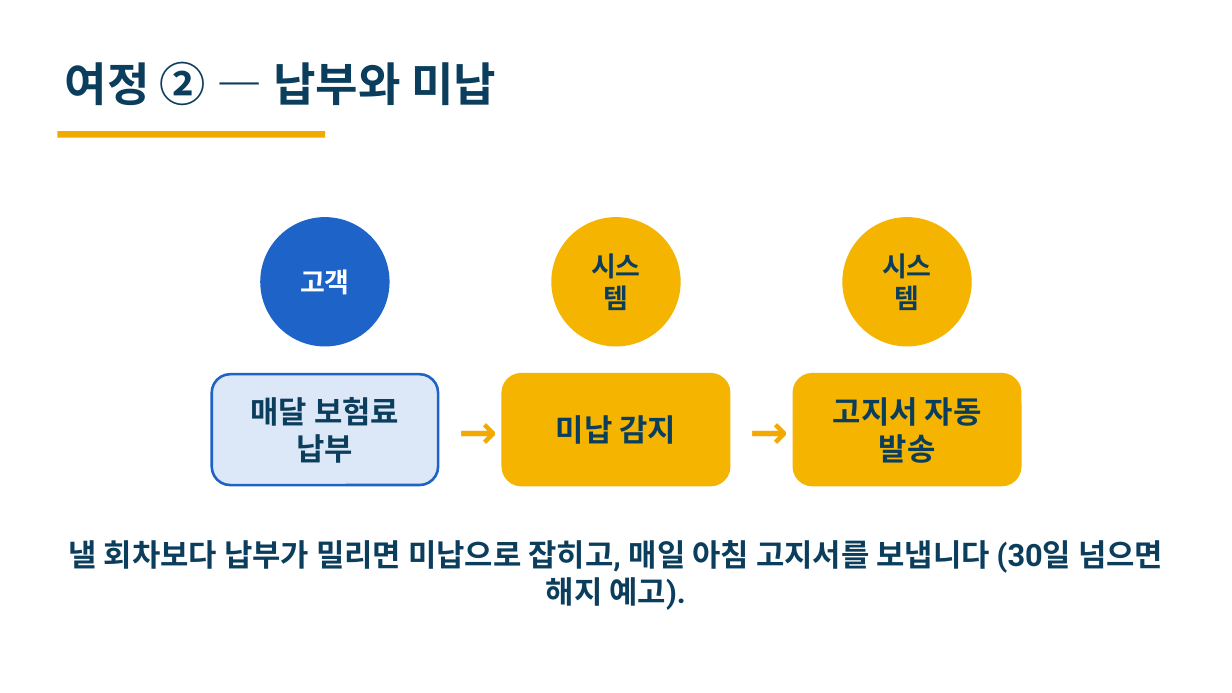
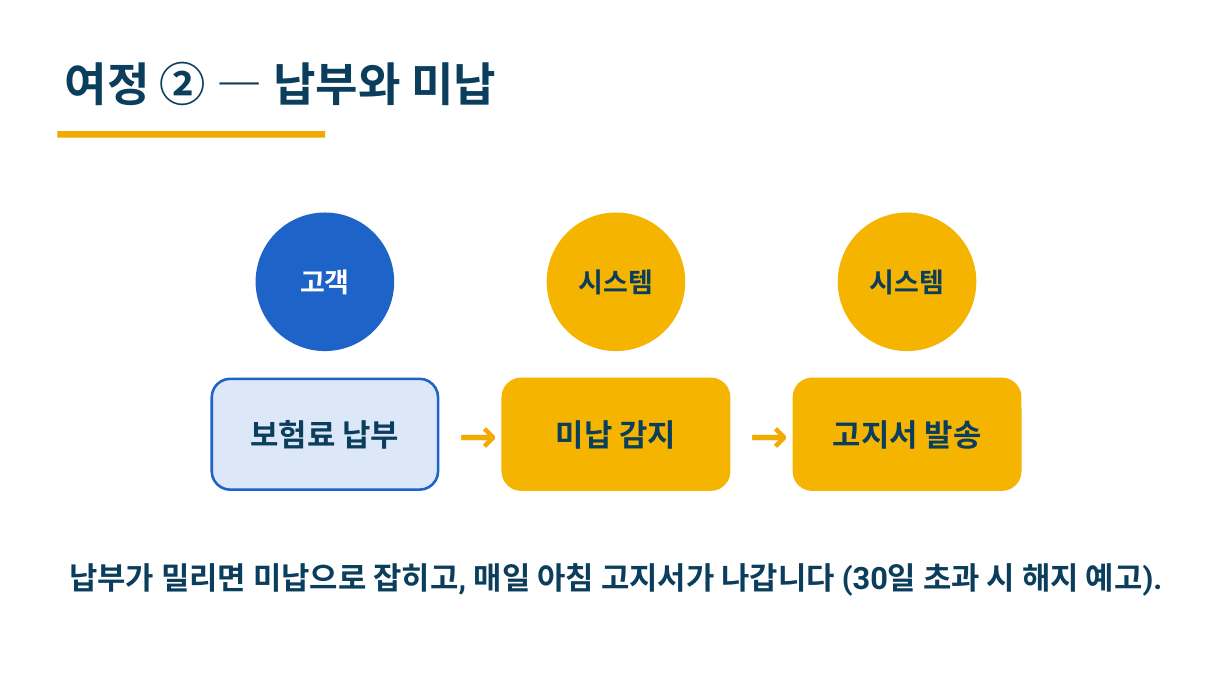
Before and after one commit to heyoonyoon/distributed-programming, a slide deck: slide 7 of docs/presentation/보험발표-편집가능.pptx. Drawn at 1232x693 pixels with LibreOffice and Linux fonts; fonts in the diff are those of the drawing. Boxes give left, top, right and bottom in pixels: in the first picture for what was removed or moved away, otherwise in the second. Text is boxed around its words. In the diff, an @@ line names an element or a change of style, - is before the commit and + after.

```diff
--- a/docs/presentation/보험발표-편집가능.pptx
+++ b/docs/presentation/보험발표-편집가능.pptx
@@ ellipse "고객": place and size @@
-ellipse "고객" at box(261, 217, 390, 347)
+ellipse "고객" at box(256, 213, 395, 351)
@@ ellipse "시스템": place and size @@
-ellipse "시스템" at box(552, 217, 681, 347)
+ellipse "시스템" at box(547, 213, 686, 351)
@@ ellipse "시스템": place and size @@
-ellipse "시스템" at box(843, 217, 972, 347)
+ellipse "시스템" at box(838, 213, 977, 351)
@@ 3 rounded rectangles, 2 texts: place and size @@
-3 rounded rectangles, 2 texts at box(212, 374, 1020, 485)
+3 rounded rectangles, 2 texts at box(212, 379, 1020, 490)
@@ text in rounded rectangle at box(251, 420, 400, 449): text changed @@
-매달 보험료 납부
+보험료 납부
@@ text in rounded rectangle at box(833, 420, 982, 449): text changed @@
-고지서 자동 발송
+고지서 발송
@@ text at box(69, 563, 1162, 596): text changed @@
-낼 회차보다 납부가 밀리면 미납으로 잡히고, 매일 아침 고지서를 보냅니다 (30일 넘으면 해지 예고).
+납부가 밀리면 미납으로 잡히고, 매일 아침 고지서가 나갑니다 (30일 초과 시 해지 예고).
```
Also in this commit, not shown: 5 other slides changed, 1 other file.
